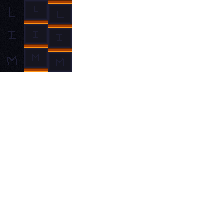
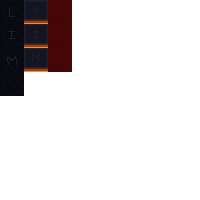
The second w=200, h=200 image is a revision of the first. Changes to its layers:
painted on "main" over left=0, top=0, right=72, bottom=96
